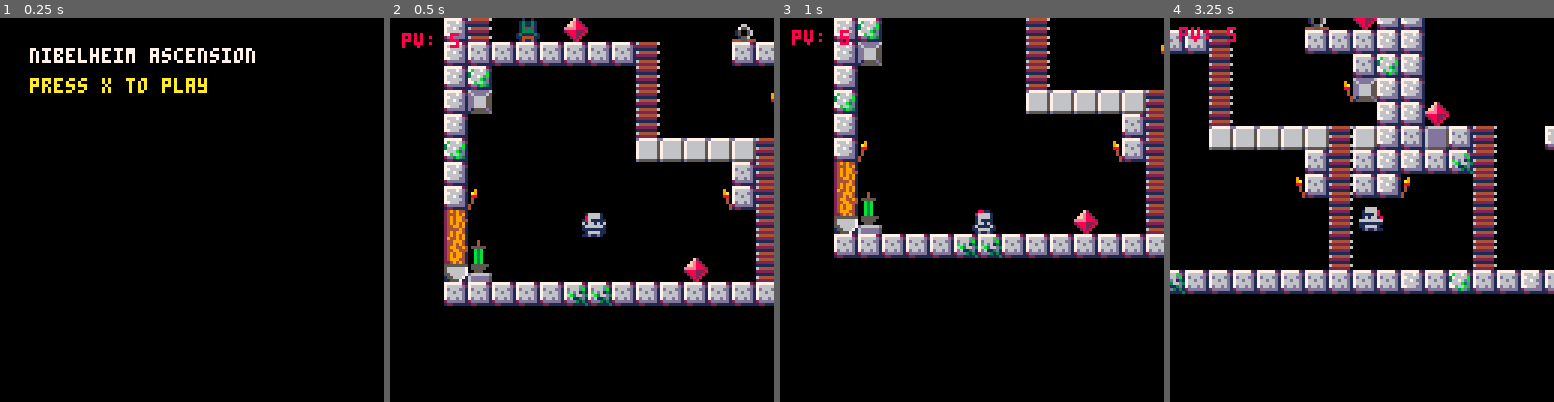
Above: before the commit, frames 1-4 (left to right).
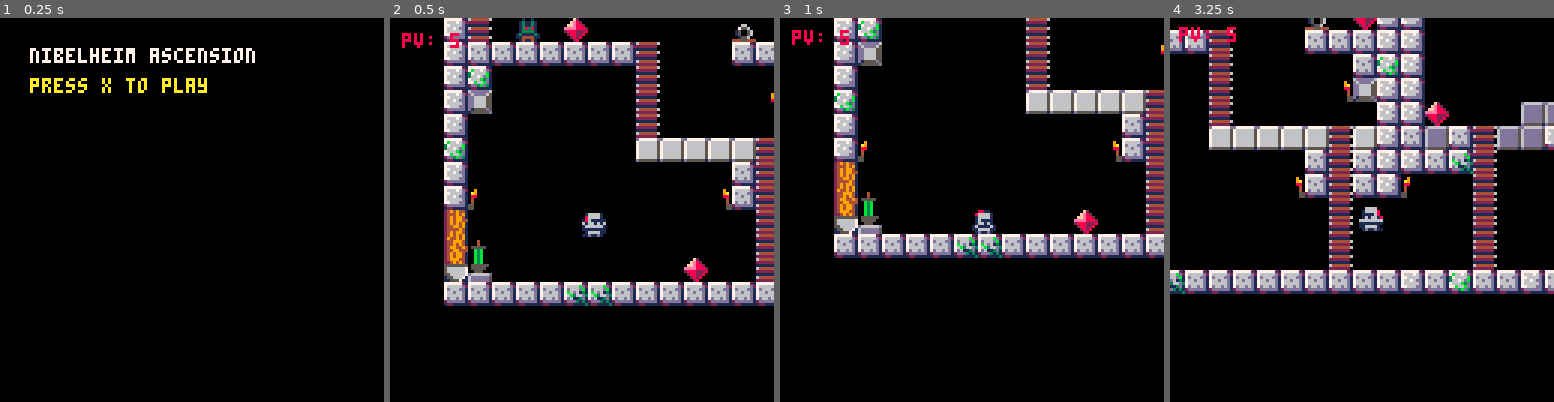
Above: after the commit, the same moments.

Repository: DMatthieu/Nibelheim-Ascension
Game: PICO-8 cartridge main.p8
Same seed, same stepped clock (60 frames per second), same inputs: the game is played once before the commit and once after it.
Inputs:
- Up to frame 1 (0.25 s): no input
- Up to frame 2 (0.5 s): tap X (X key) at 0.33 s
- Up to frame 3 (1 s): tap O (Z key) at 0.7 s
- Up to frame 4 (3.25 s): tap X (X key) at 1.07, 1.85, 2.97 s; hold Right 1.6-2.1 s; tap O (Z key) every 0.4 s from 1.7 to 2.9 s; hold Up 2.15-2.42 s; hold Right 2.47-3.03 s; hold Left from 3.08 s (still down)

Frame 1 is identical in both runs. In frame 2, less than 0.1% of the frame differs, in the area x 20-90%, y 48-50%; in frame 3, less than 0.1%; in frame 4, 1.4%, in the area x 33-100%, y 20-47%.

Commit message:
Bugfix : Casper goblins

Diff:
--- a/main.p8
+++ b/main.p8
@@ -60,16 +60,16 @@
 249499447666666576676dd136676db10000088009aaa99000000000000000000000000081661610816616106166161611611111016111100161111001611110
 2494949176666665766666d17666b3d1000000409aa7aa9000000000000000000000000001666610666666661666666161661616016616100166161601661610
 244994917666666577666dd177b66bd1000000408aa77a9900000000000000000000000016111161111111111111111116666661161111610111116101111166
-24444941766666652dddddd12dd3bd3100000004088aa88000000000000000000000000061666611016666110166661111111111116666111666661116666611
-24949941d55555511221111112211111000000040008800000000000000000000000000011d11d1011d11d1011d11d100161161101d11d1011d11d1011d11d10
+24444941766666652dddddd12dd3bd3100000055088aa88000000000000000000000000061666611016666110166661111111111116666111666661116666611
+24949941d55555511221111112211111000000550008800000000000000000000000000011d11d1011d11d1011d11d100161161101d11d1011d11d1011d11d10
 249494916d6dddd10000000000000000000000001550055100000000000000000000000000100100013113100000000000000000000000000000000000000000
 294494916d6dddd10000000000000000009000001222222100000000000000000000000001311310013113100000000000000000000000000000000000000000
 24499941666ddd2100040000000000000a900000d666666d00000000000000000000000001311310013838100000000000000000000000000000000000000000
 2449494166ddd2020004000000000000088000006dddddd500000000000000000000000001383810013333100000000000000000000000000000000000000000
 249944946dddddd20555550000000000040000006dddddd500000000000000000000000001333310133363310000000000000000000000000000000000000000
 2449944466dddd2100b3b00000000000040000006dddddd500000000000000000000000013111131111111110000000000000000000000000000000000000000
-249499412111111100b3b00000000000400000006dddddd500000000000000000000000011444411014444100000000000000000000000000000000000000000
-24949941d222d22200b3b0000000000040000000d555555100000000000000000000000001411410014114100000000000000000000000000000000000000000
+249499412111111100b3b00000000000550000006dddddd500000000000000000000000011444411014444100000000000000000000000000000000000000000
+24949941d222d22200b3b0000000000055000000d555555100000000000000000000000001411410014114100000000000000000000000000000000000000000
 249994416dddddd600b3b00000000000000000000000000000000000000000000000000000000000000000000000000000000000000000000000000000000000
 22494941d6dddd6500b3b00000000000000000000000000000000000000000000000000000000000000000000000000000000000000000000000000000000000
 55555555dd6666550555555005555550000000000006600000000000000000000000000000000000000000000000000000000000000000000000000000000000
@@ -158,19 +158,19 @@
 00000000000000000000000000000000000000000000000000000000000000000000000000000000000000000000000000000000000000000000000000000000
 21130000000000004000000000411321210000000000000000000000004000200000000000000000000000000000000000000000000000000000000000000000
 00000000000000000000000000000000000000000000000000000000000000000000000000000000000000000000000000000000000000000000000000000000
-21000000000000004000000000000021215000000000005300005051004000200000000000000000000000000000000000000000000000000000000000000000
-00000000000000000000000000000000000000000000000000000000000000000000000000000000000000000000000000000000000000000000000000000000
-31000000000000001111111111401121201020400000213121302152212131210000000000000000000000000000000000000000000000000000002000000000
+21000000000000004000000000000021215000000010101000005051004000200000000000000000000000000000000000000000000000000000000000000000
+00000000000000000000000000000000000000000000000000000000000000000000000000000000000000000000000000000000000000000000000000000000
+31000000000000001111111111401121201020401010213121302152212131210000000000000000000000000000000000000000000000000000002000000000
 00000000000000000000000000000000000000000000000000000000000000000000000000000000000000000000000000000000000000000000000000000000
 21000000000000000000000020402021212030400000000000000000000000200000000000000000000000000000000000000000000000000000002000000000
 00000000000000000000000000000000000000000000000000000000000000000000000000000000000000000000000000000000000000000000000000000000
 21420000000000000000004120402021420000400000000000000000000041310000000000000000000000000000000000000000000000000000002000000000
 00000000000000000000000000000000000000000000000000000000000000000000000000000000000000000000000000000000000000000000000000000000
-01000000000000000000000000400000000000400000000000000000000000000000000000000000000000000000000000000000000000000000002000000000
-00000000000000000000000000000000000000000000000000000000000000000000000000000000000000000000000000000000000000000000000000000000
-02220000000000000000000000400000000000400000000000000000000000000000000022000000000000000000000000000000000000000000002000000000
-00000000000000000000000000000000000000000000000000000000000000000000000000000000000000000000000000000000000000000000000000000000
-03230000000000000000500000400000000000400000000000000000000000000000000023000000000000000000000000000000000000000000002000000000
+01000000000000000000000000400000000000400000000000101010101010000000000000000000000000000000000000000000000000000000002000000000
+00000000000000000000000000000000000000000000000000000000000000000000000000000000000000000000000000000000000000000000000000000000
+02220000000000000000000000400000000000400000004010000000000000000000000022000000000000000000000000000000000000000000002000000000
+00000000000000000000000000000000000000000000000000000000000000000000000000000000000000000000000000000000000000000000000000000000
+03230000000000000000500000400000000000400000004000000000000000000000000023000000000000000000000000000000000000000000002000000000
 00000000000000000000000000000000000000000000000000000000000000000000000000000000000000000000000000000000000000000000000000000000
 20202020203030202020202020202020212031202021201020202020312020202020202020202020202020202020202020202020202020202020202000000000
 
--- a/src/classes/goblin.lua
+++ b/src/classes/goblin.lua
@@ -82,6 +82,28 @@
     end
   end
 
+  --check collisions left and right
+  if self.dx < 0 then
+    --if walls
+    if collide_map(self, "left", 1) then
+      --mob repoussé si il se cogne au mur
+      self.dx = self.acc + 1
+      sfx(6)
+    else
+      self.dx = self:limit_speed(self.dx, self.max_dx)
+    end
+  elseif self.dx > 0 then
+    if collide_map(self, "right", 1) then
+      --mob repoussé si il se cogne au mur
+      self.dx = -self.acc - 1
+      sfx(6)
+    else
+      self.dx = self:limit_speed(self.dx, self.max_dx)
+    end
+  else
+    self.dx = 0
+  end
+
   -- ***** ORDER MACHINE ****
   -- ORDER: Go to LEFT or RIGHT
   if self.go_to_left then
--- a/src/lib/collisions.lua
+++ b/src/lib/collisions.lua
@@ -77,7 +77,7 @@
   local y2 = obj2.y
   local w2 = obj2.w
 
-  return (abs(x1 - x2) <= 8)
+  return ((abs(x1 - x2) <= 8) and (abs(y1 - y2) <= 8))
 end
 
 function sword_collide_spr_object(player_sword_x, obj2)
Not shown, changed: the sound effects (__sfx__) section of main.p8
